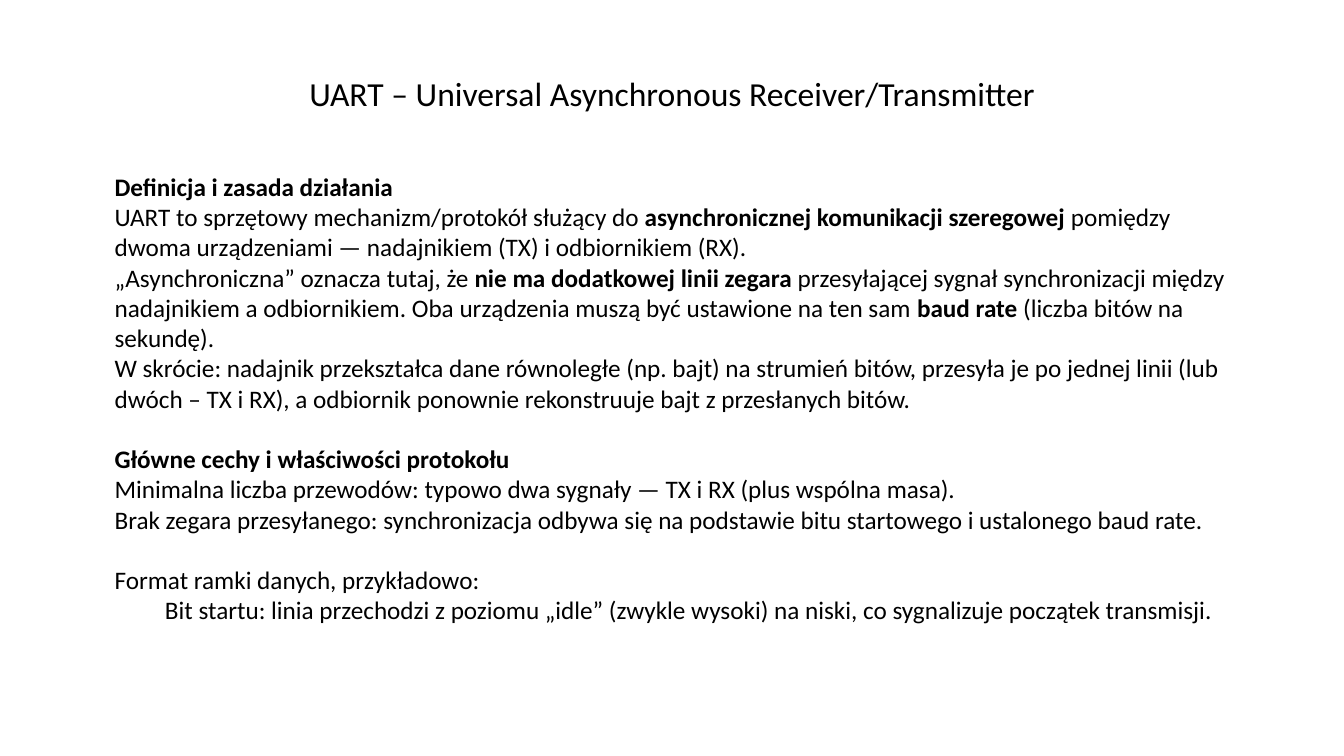
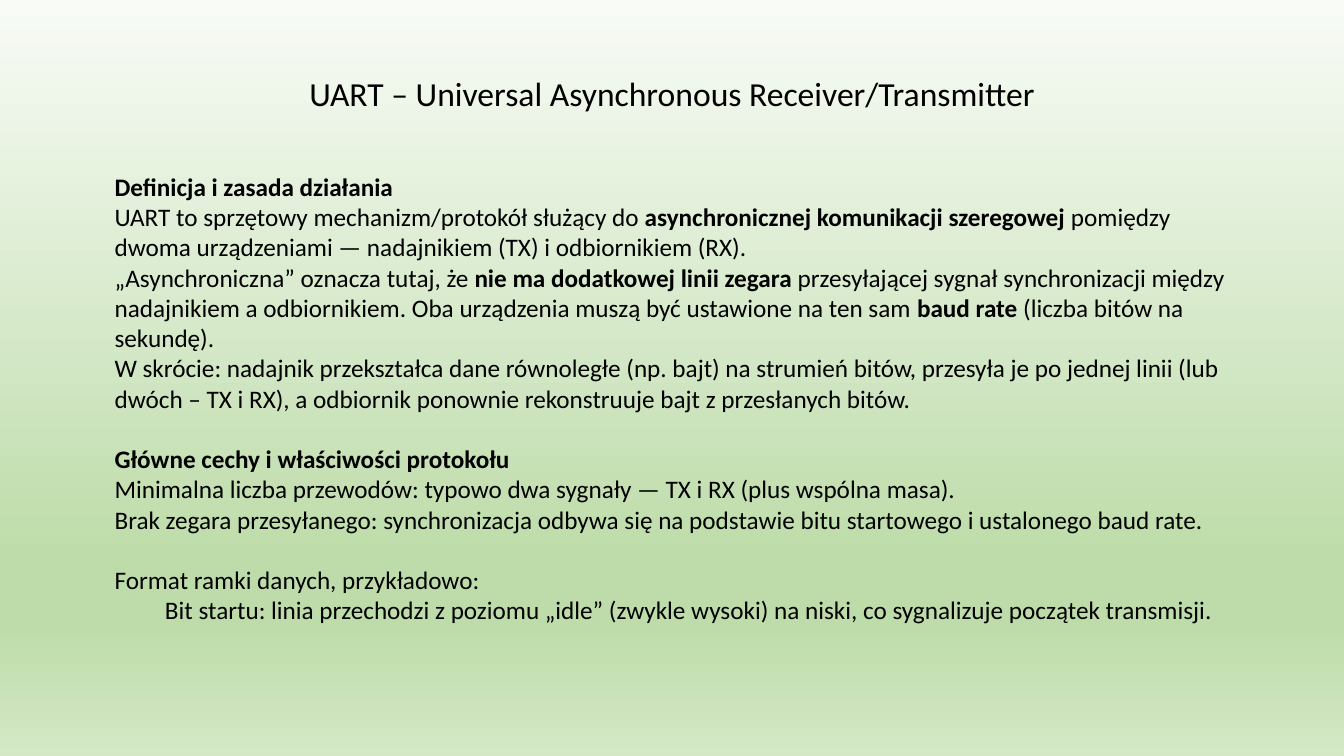
Before and after one commit to engineerwka-creator/Documents, a slide deck: slide 23 of R&D_Automotive/AUTOMOTIVE.pptx (slide 19 before the commit). Drawn at 1344x756 pixels with LibreOffice and Linux fonts; fonts in the diff are those of the drawing. Boxes give left, top, right and bottom in pixels: in the first picture for what was removed or moved away, otherwise in the second. Text is boxed around its words. In the diff, an @@ line names an element or a change of style, - is before the commit and + after.

```diff
--- a/R&D_Automotive/AUTOMOTIVE.pptx
+++ b/R&D_Automotive/AUTOMOTIVE.pptx
@@ background #FFFFFF to gradient #F8FBF6 to #BEDCAA to #D4E8C6 @@
```
Also in this commit, not shown: 11 other slides changed, 6 slides added, 2 slides removed, 1 other file.
